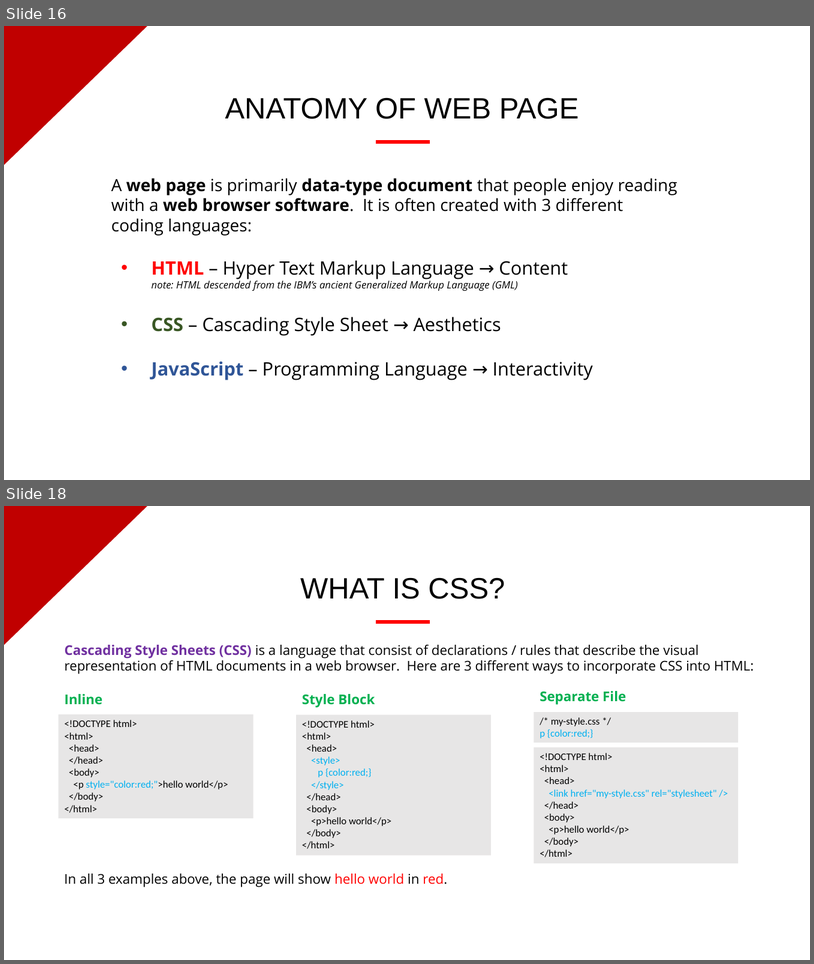
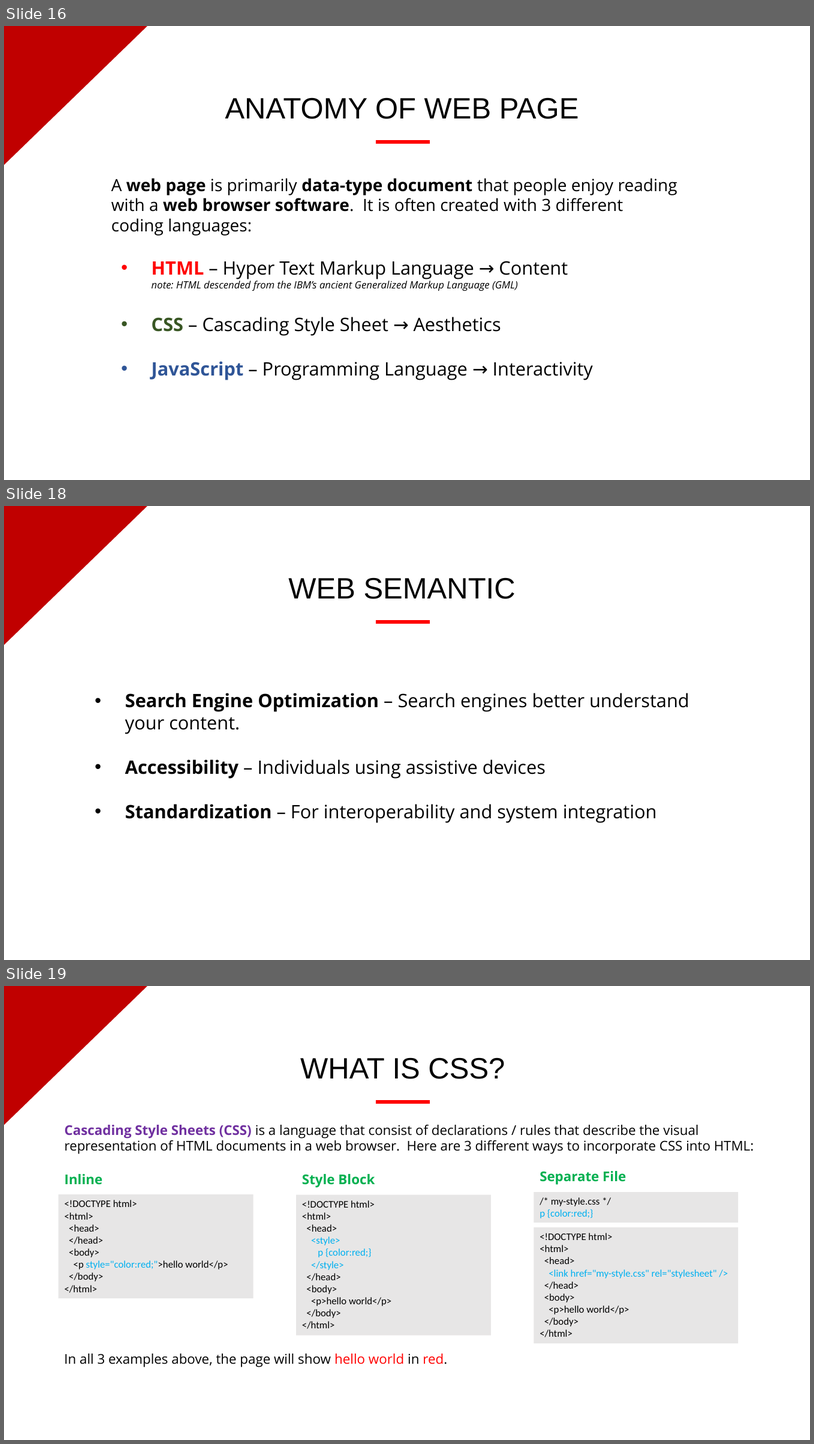
Before and after one commit to evermight/fullstack-training, a slide deck: crash-course/20230617-intro/intro-to-website.pptx. Shown one above the other, each under a label of ours: slides 16 and 18 before the commit, slides 16, 18 and 19 after it; the slides between them are not shown. The pictures are 814x964 and 814x1444 pixels, drawn with LibreOffice and Linux fonts; fonts in the diff are those of the drawing; background and template pictures are left out. Boxes give left, top, right and bottom in pixels: in the first picture for what was removed or moved away, otherwise in the second. Text is boxed around its words. In the diff, an @@ line names an element or a change of style, - is before the commit and + after.

```diff
--- a/crash-course/20230617-intro/intro-to-website.pptx
+++ b/crash-course/20230617-intro/intro-to-website.pptx
@@ slide 18 added at [4, 506, 810, 960], background picture (left out); not listed: 1 template element that a slide beside it also shows @@
@@ text added at [288, 577, 516, 599], 35 pt, text #000000 @@
+WEB SEMANTIC
@@ rectangle added at [377, 621, 429, 624], fill #FF0000, outline #FF0000 1 pt @@
@@ text added at [125, 693, 690, 823], 22 pt, text #000000 @@
+• Search Engine Optimization – Search engines better understand your content.
+• Accessibility – Individuals using assistive devices
+• Standardization – For interoperability and system integration
@@ what was slide 18 is now slide 19 @@
```
Also in this commit, not shown: 1 slide changed, 1 other slide added, 4 other files.
